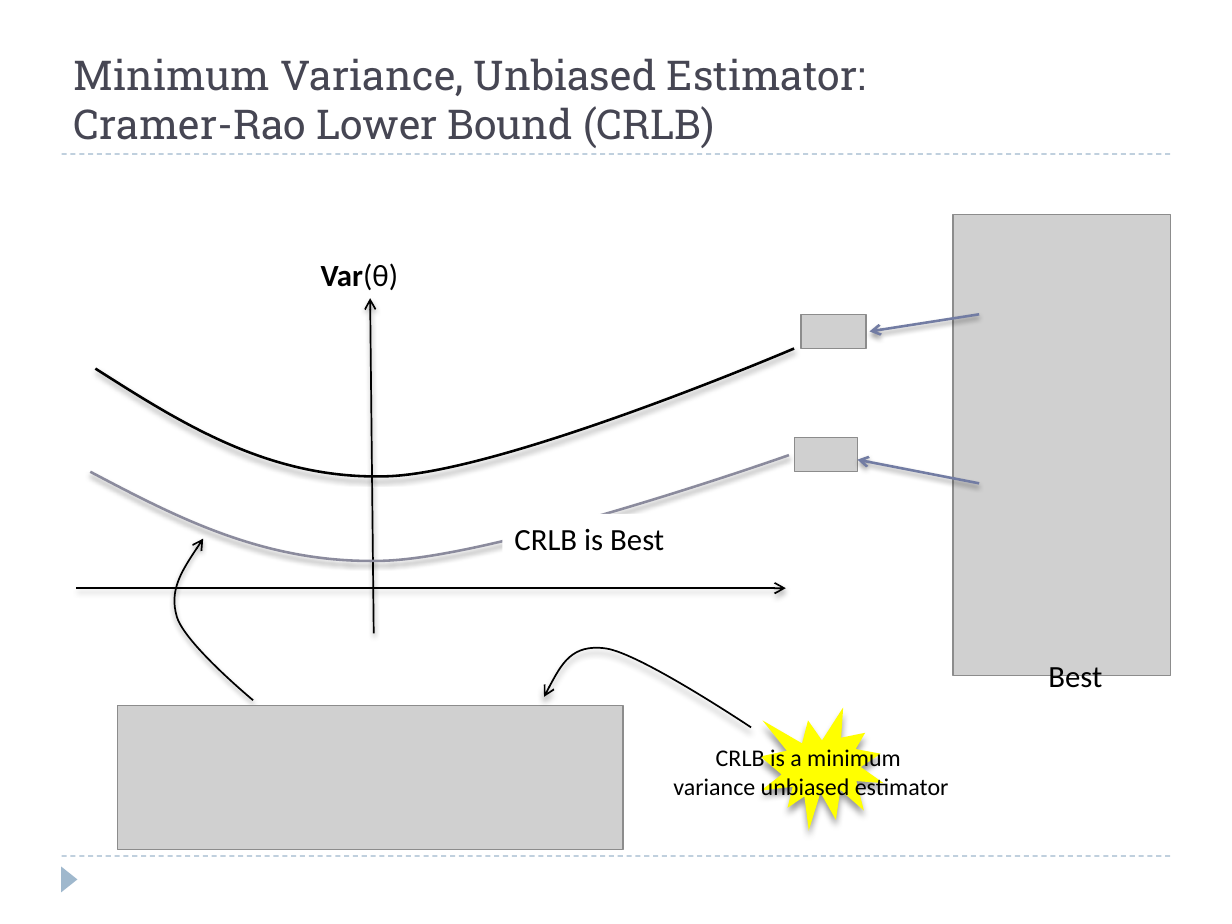
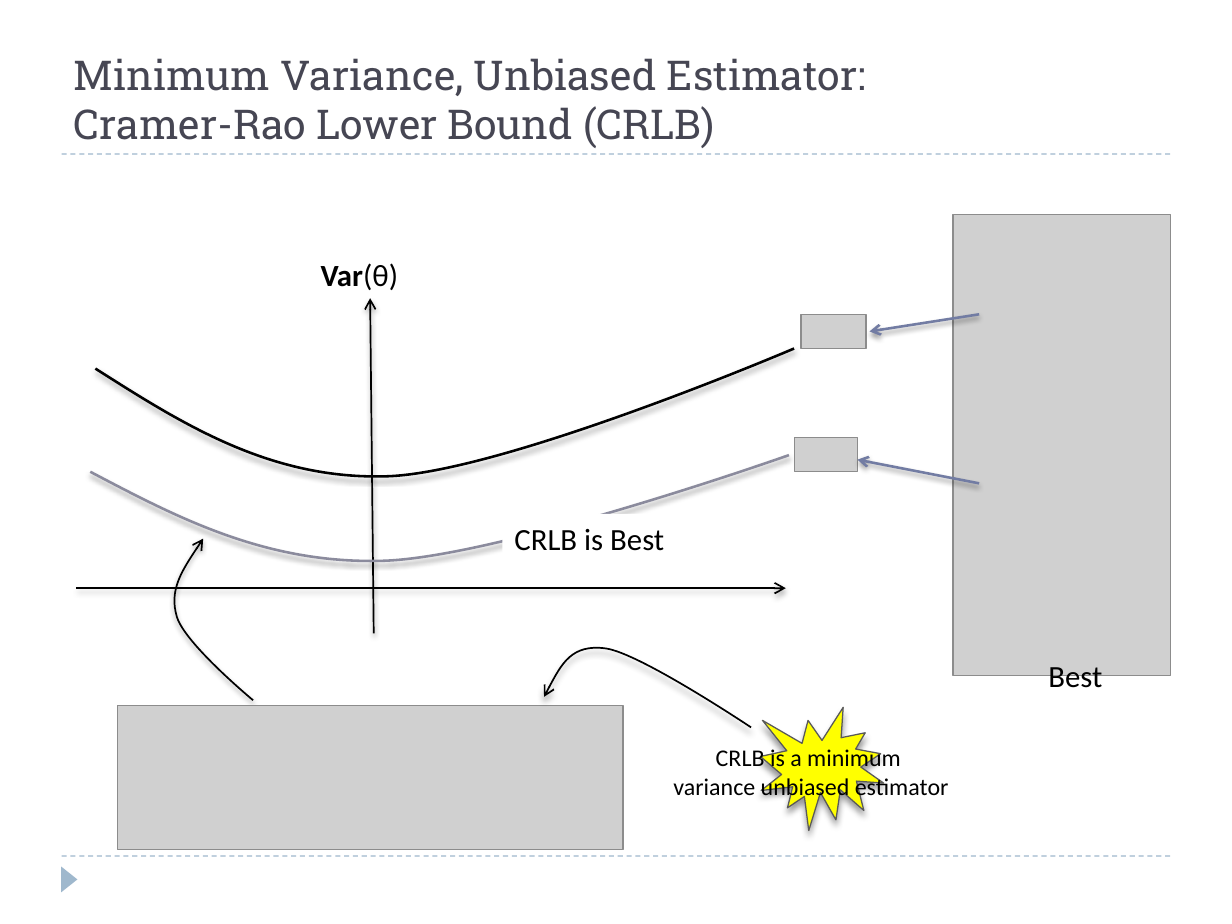
Before and after one commit to josh-gleason/CS679, a slide deck: slide 8 of Presentation/CS679Presentation2.pptx. Drawn at 1232x924 pixels with LibreOffice and Linux fonts; fonts in the diff are those of the drawing; grey boxes stand for pictures; background and template pictures are left out. Boxes give left, top, right and bottom in pixels: in the first picture for what was removed or moved away, otherwise in the second. Text is boxed around its words. In the diff, an @@ line names an element or a change of style, - is before the commit and + after.

```diff
--- a/Presentation/CS679Presentation2.pptx
+++ b/Presentation/CS679Presentation2.pptx
@@ irregular seal at (760, 707, 883, 830): outline none to #595959 0.75 pt @@
```
